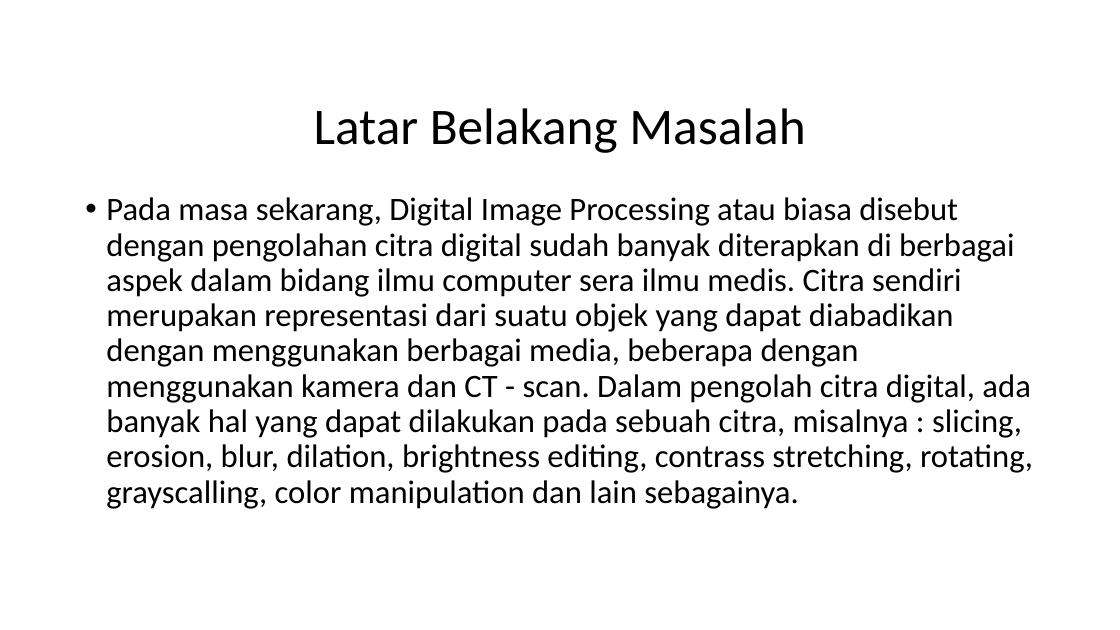
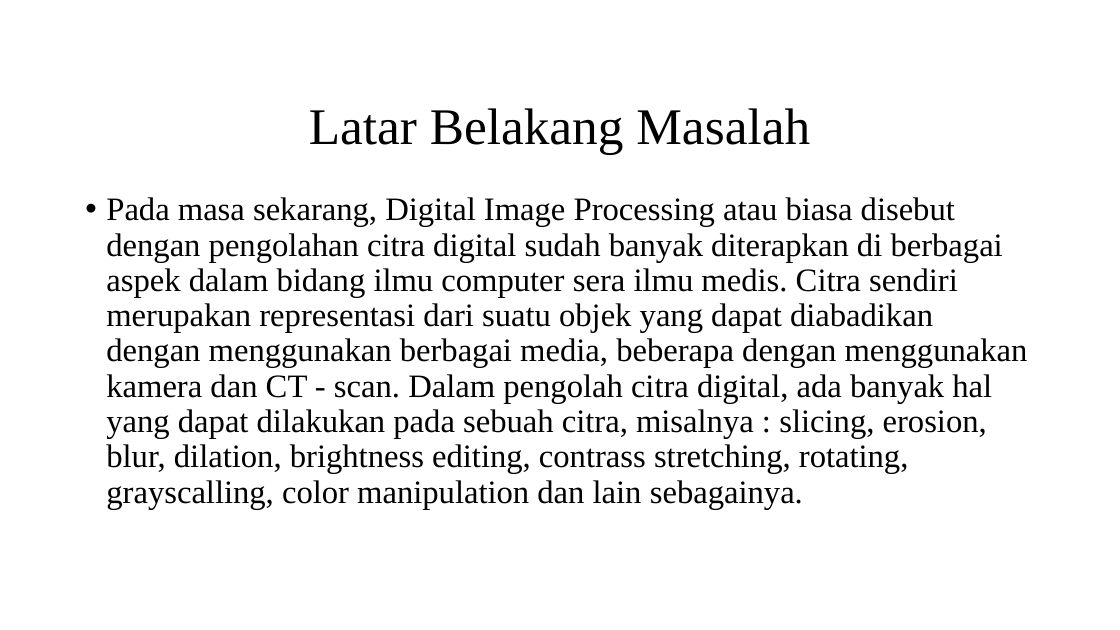
Before and after one commit to AbiantoW/Lung-Comparation-Image-Processing, a slide deck: slide 2 of Lung Comparison Image Processing.pptx. Drawn at 1120x630 pixels with LibreOffice and Linux fonts; fonts in the diff are those of the drawing; background and template pictures are left out. Boxes give left, top, right and bottom in pixels: in the first picture for what was removed or moved away, otherwise in the second. Text is boxed around its words. In the diff, an @@ line names an element or a change of style, - is before the commit and + after.

```diff
--- a/Lung Comparison Image Processing.pptx
+++ b/Lung Comparison Image Processing.pptx
@@ title "Latar Belakang Masalah" at (309, 108, 810, 154): font Calibri to Times New Roman @@
@@ text "Pada masa sekarang, Digital Image ..." at (106, 197, 1028, 509): font Calibri to Times New Roman @@
```
Also in this commit, not shown: 3 other slides changed, 2 slides added.
